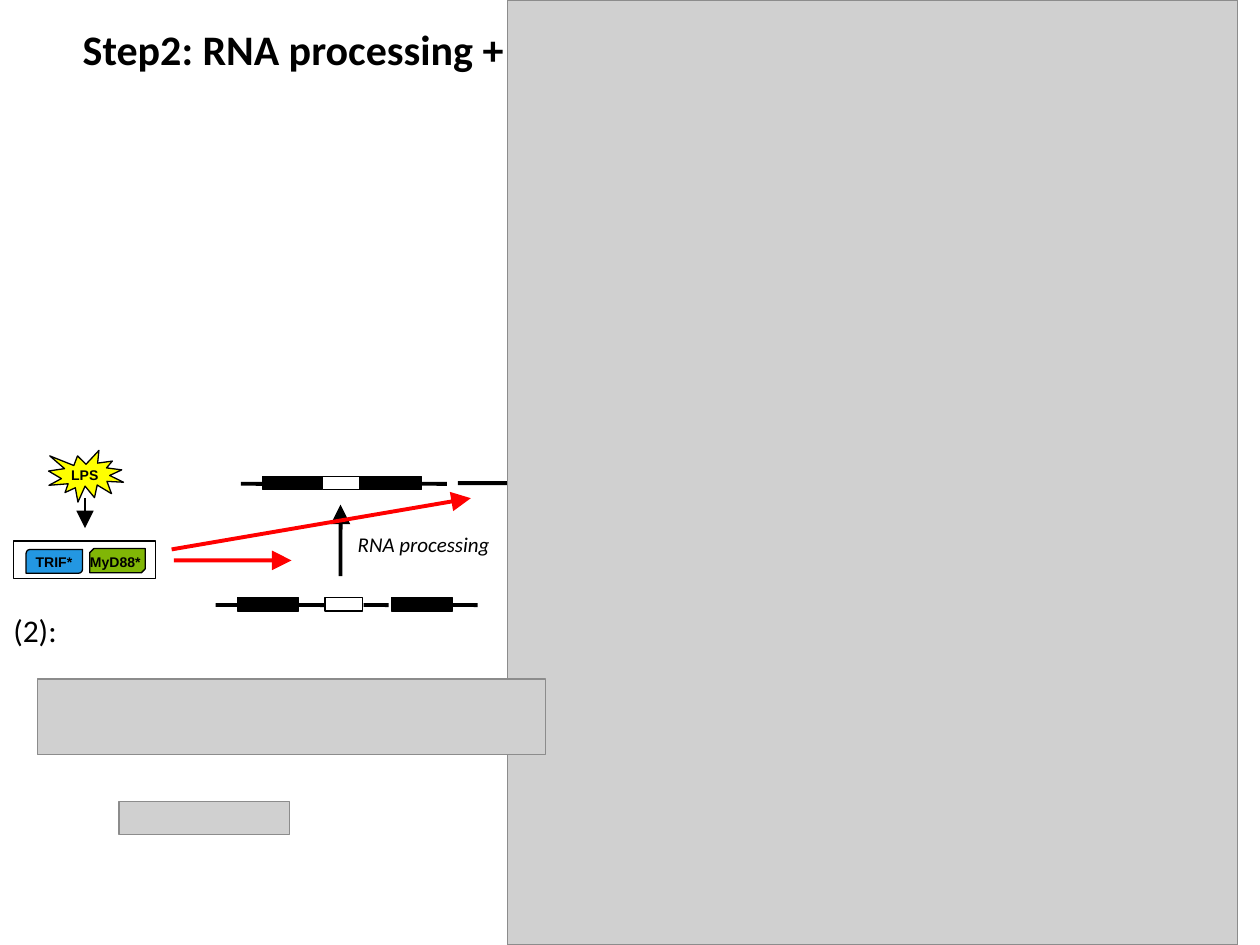
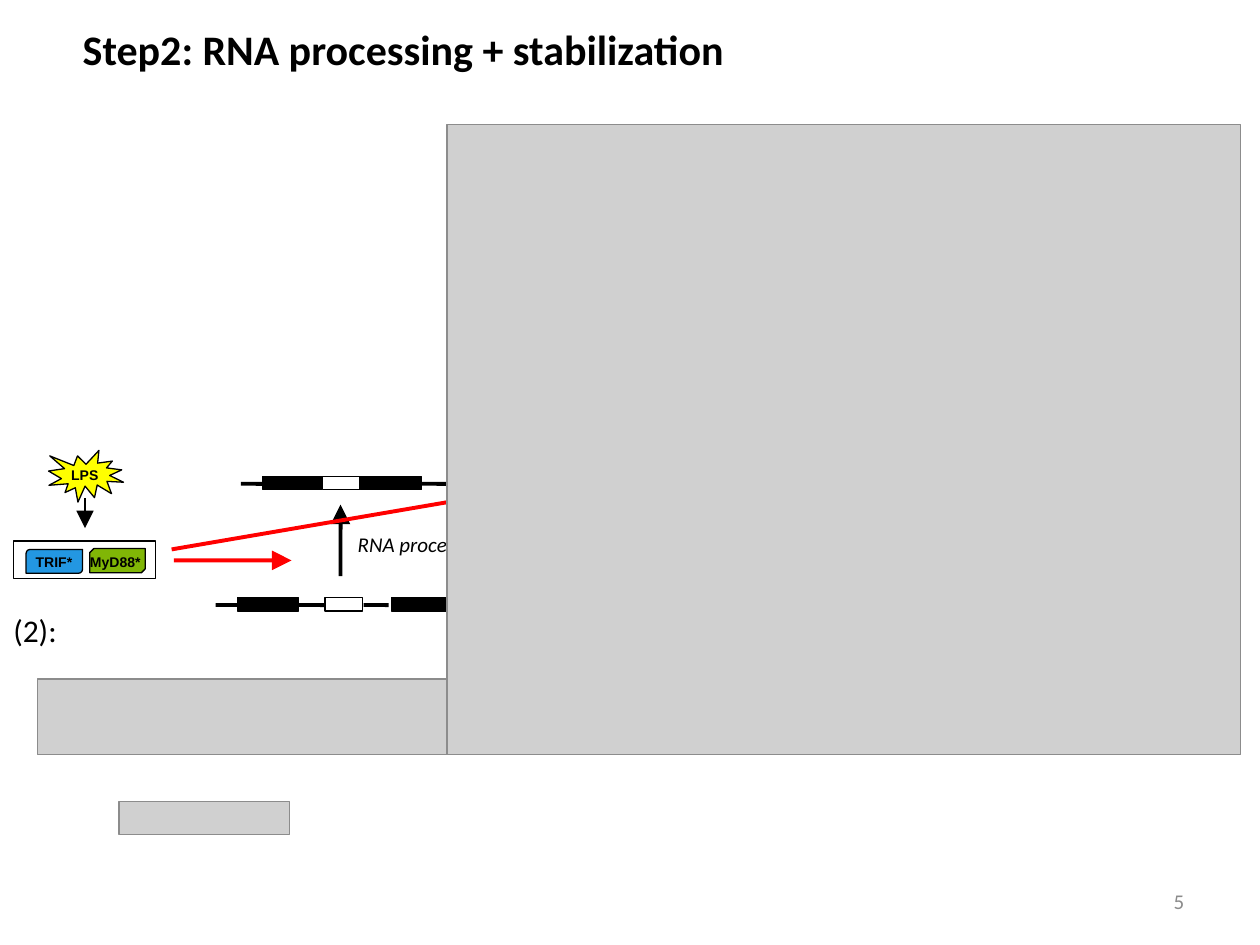
Before and after one commit to biomystery/TNF_regulation, a slide deck: slide 5 of TNF_Slides.pptx (slide 4 before the commit). Drawn at 1260x945 pixels with LibreOffice and Linux fonts; fonts in the diff are those of the drawing; grey boxes stand for pictures. Boxes give left, top, right and bottom in pixels: in the first picture for what was removed or moved away, otherwise in the second. Text is boxed around its words. In the diff, an @@ line names an element or a change of style, - is before the commit and + after.

```diff
--- a/TNF_Slides.pptx
+++ b/TNF_Slides.pptx
@@ picture resized from (x1=508, y1=0, x2=1239, y2=945) to (x1=447, y1=125, x2=1241, y2=755) @@
@@ arrow removed from (457, 483) to (529, 483) @@
@@ line removed from (452, 605) to (478, 605) @@
@@ page number added at (x1=1174, y1=895, x2=1185, y2=909), 12 pt, text #8C8C8C @@
+5
```
Also in this commit, not shown: 1 other slide changed, 2 slides added, 1 slide removed, 12 other files.
